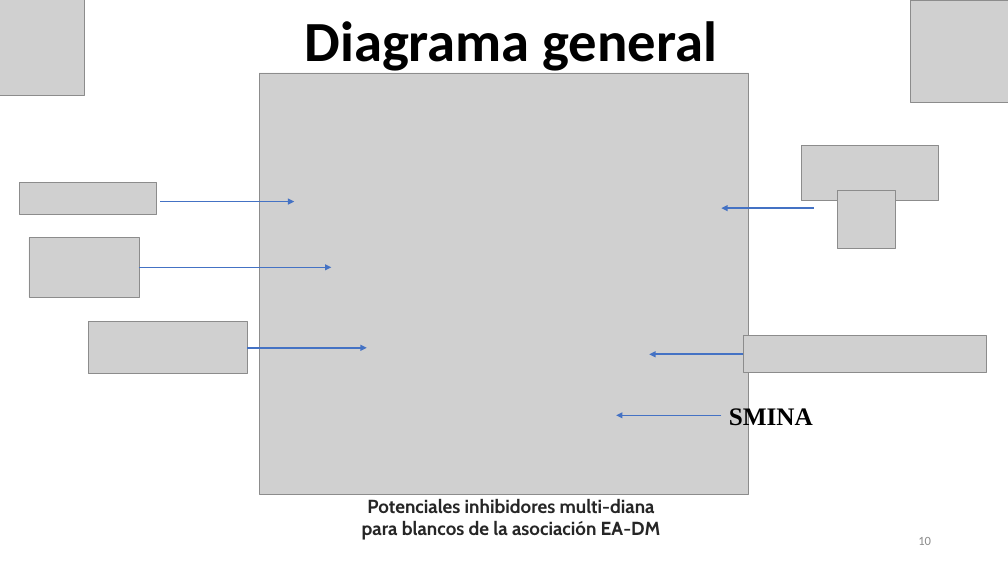
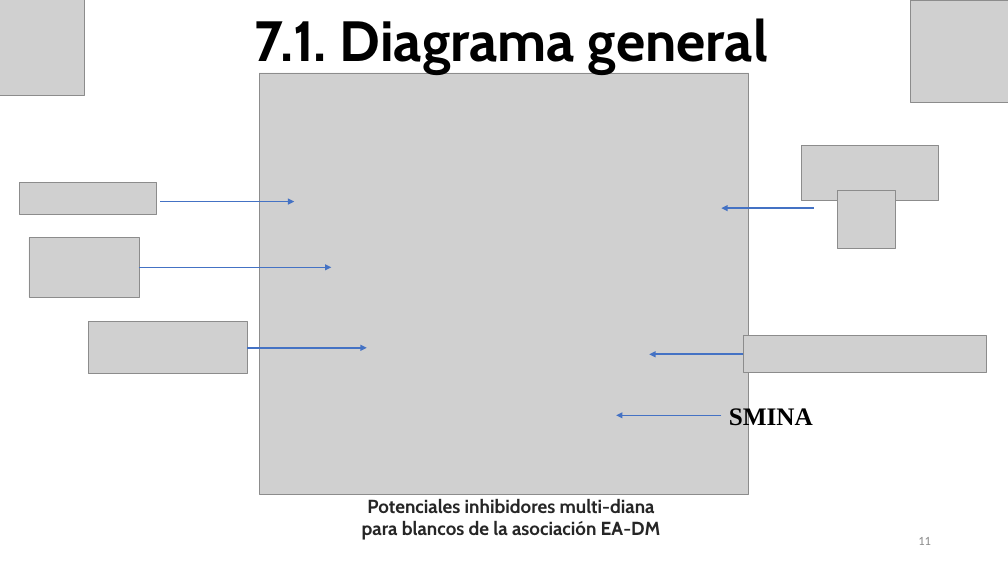
Before and after one commit to Eliud7720/Alzheimer---Anteproyecto, a slide deck: slide 11 of CRIBADO VIRTUAL INTELIGENTE PARA IDENTIFICAR INHIBIDORES MULTI-BLANCO ENFOCADOS AL TRATAMIENTO DE LA .pptx (slide 10 before the commit). Drawn at 1008x567 pixels with LibreOffice and Linux fonts; fonts in the diff are those of the drawing; grey boxes stand for pictures. Boxes give left, top, right and bottom in pixels: in the first picture for what was removed or moved away, otherwise in the second. Text is boxed around its words. In the diff, an @@ line names an element or a change of style, - is before the commit and + after.

```diff
--- a/CRIBADO VIRTUAL INTELIGENTE PARA IDENTIFICAR INHIBIDORES MULTI-BLANCO ENFOCADOS AL TRATAMIENTO DE LA .pptx
+++ b/CRIBADO VIRTUAL INTELIGENTE PARA IDENTIFICAR INHIBIDORES MULTI-BLANCO ENFOCADOS AL TRATAMIENTO DE LA .pptx
@@ text at box(254, 18, 768, 74): text changed; font Calibri to Cabin @@
-Diagrama general
+7.1. Diagrama general
@@ page number at box(918, 537, 931, 545): text changed @@
-10
+11
```
Also in this commit, not shown: 12 other slides changed, 8 slides added, 4 slides removed.
